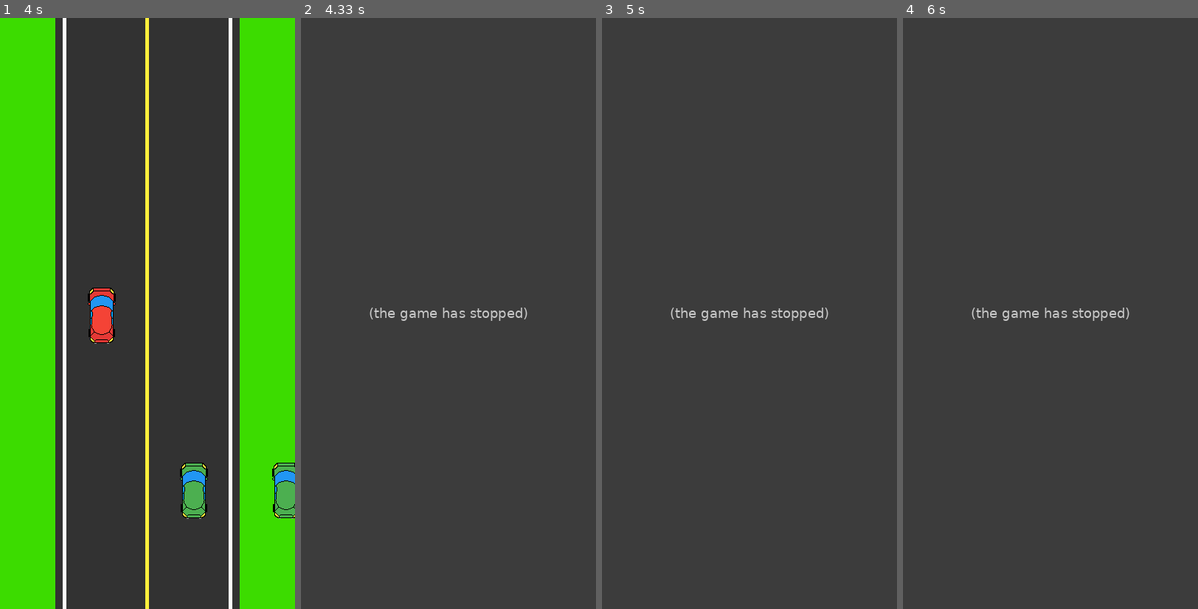
Above: before the commit, frames 1-4 (left to right).
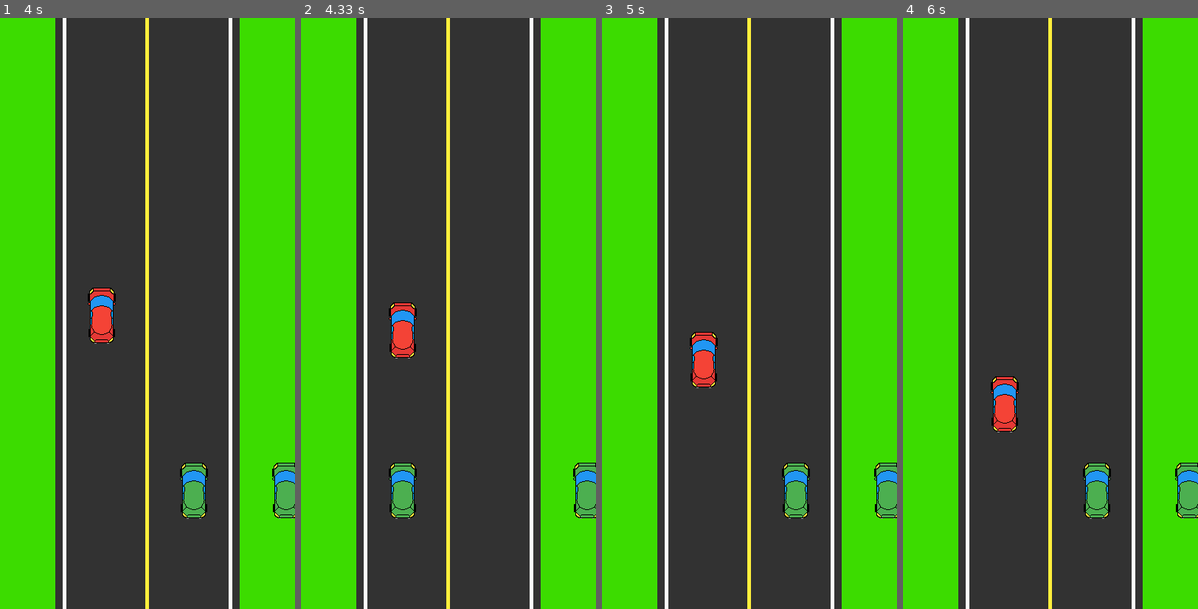
Above: after the commit, the same moments.

Repository: Dorjeelhamoo/pygame
Game: pygame game, started from car.py
Two runs of this game, one before a commit and one after it. Both use one fixed random seed, a clock stepped at 60 frames per second and the inputs below.
Inputs:
- Up to frame 1 (4 s): hold Right 0.33-0.97 s; hold Left 1-1.47 s; hold Right 1.5-1.97 s; hold Left 2.5-3.03 s; hold Left 3.07-3.47 s; hold Right from 3.5 s (still down)
- Up to frame 2 (4.33 s): release Right at 4.13 s; hold Left from 4.17 s (still down)
- Up to frame 3 (5 s): release Left at 4.63 s; hold Right from 4.67 s (still down)
- Up to frame 4 (6 s): release Right at 5.13 s; hold Right 5.17-5.63 s; hold Left from 5.67 s (still down)

Frame 1 is identical in both runs. In frame 2, 43% of the frame differs, in the area x 0-100%, y 0-100%; in frame 3, 43%; in frame 4, 43%.
Before the commit the program exited at 4.18 s; later frames show no game.

Commit message:
Add files via upload

Diff:
--- a/car.py
+++ b/car.py
@@ -31,13 +31,23 @@
 counter = 0
 
 #game loop
-while running:
+def update_game_state():
+    global speed
+    global counter
     counter += 1
     if counter == 5000:
         speed += 0.15
         counter = 0
-        print("LEVEL UP", speed)
-    #animated enmy vehicle
+    return speed, counter
+    print("LEVEL UP", speed)
+
+def check_collision():
+    return car_loc.colliderect(car2_loc)
+
+while running:
+    update_game_state()
+
+
     car2_loc[1] += speed
     if car2_loc[1] > height:
         if random.randint(0,1) == 0:
@@ -45,8 +55,10 @@
         else:
             car2_loc.center = left_lane, -200
 
+
+
     #end game
-    if car_loc[0] == car2_loc[0] and car2_loc[1] > car_loc[1] - 250:
+    if check_collision():
         print("GAME OVER! YOU LOST!")
         break
     #event listeners
